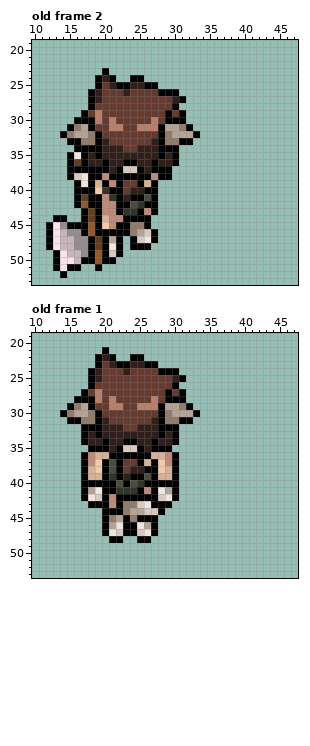
File history of a pixel-art file, art/OV/Mira/axeupdown.aseprite. Above, as it was before the edit.
48x64 pixels, 2 frames. Shown: old frame 2: x 10..47, y 19..53; old frame 1: x 10..47, y 19..53. The commit also changed other frames, which this record leaves out.
After:
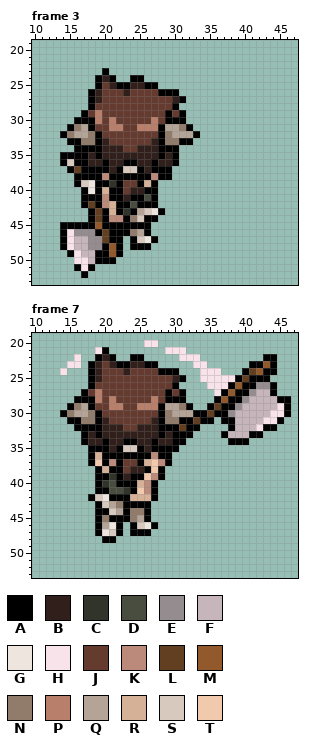
Palette (. is transparent): A #000000  B #301f1a  C #30342a  D #484d40  E #948c8f  F #c6b6bb  G #eee5de  H #f9e3ea  J #653b30  K #bc8a7b  L #633f21  M #925a2c  N #917b6a  P #b87f6b  Q #b4a498  R #d5b198  S #d8c9bf  T #f1c9ad
A new or re-ordered frame is compared with the old frame closest to it.
The exact change:
frames 2 -> 8
layer "Layer 2" added
--- frame 3 is new; against old frame 2, layer "Layer 1"
@@ x 10..30 @@
 34 ......AAAABBBJJBBBAAA
-35 .....AGABABBBBBBBBABA
-36 .....ALABBABBAABBABBA
-37 .....AAAAAABASSABAAA.
-38 .....ASGAAKAAAAAAKAA.
-39 ......AGARAKAJJARA...
-40 ......AAATCAAJBBAA...
-41 ......ALAAKCABAADA...
-42 ......AMAAKKAADCAA...
-43 .......ALAKKACCAKA...
-44 ...AA..ALARKKAAAA....
-45 ..AHEAAAMATKAANNA....
-46 ..AHFEEAMAAAAANQSA...
-47 ..AHFFEEALAQA.ASGA...
-48 ..AHFFEEALAGA.AAA....
-49 ...AHFFEAMASA........
-50 ...AHHFAAMAA.........
-51 ...AHAA..A...........
-52 ....A................
+35 ....AAAABABBBBBBBBABA
+36 ....ASAABBABBAABBABBA
+37 .....ALAAAABASSABAAA.
+38 ......AAAAKAAAAAAKAA.
+39 ......ASGAACAJJARA...
+40 .......AGARAAJBBAA...
+41 .......AAAKAABAADA...
+42 .......ALAKRAADAAA...
+43 ........ALARACAQSGA..
+44 ........ALAKKANSAA...
+45 ....AAAAAMAAAAAAA....
+46 ....AHEEEALAAANQA....
+47 ....AHFFEELAA.ASGA...
+48 ....AHFFEEAMA.AAA....
+49 .....AHFFAAMA........
+50 ......HHFAAA.........
+51 ......AHA............
+52 .......A.............
 53 .....................
--- frame 7 is new; against old frame 1, layers "Layer 1", "Layer 2"
@@ x 10..47 @@
 19 ......................................
-20 ......................................
-21 ..........A...........................
-22 .........ABA..AA......................
-23 .........AJBAABBAA....................
-24 ........ABJJJBJJJJAAA.................
-25 ........ABJJJJJJJJJJBA................
-26 ........AJJJJJJJJJJJA.................
-27 .......AJPJJJJJJJJJAJA................
-28 ......AAAPJPJJJJJPJAAA................
-29 .....ANQAJJPPJJPPPAQQNA...............
-30 ....ANQQNAJJJJJJJJANQQQA..............
-31 .....AANNABJJJJJJBANNAA...............
-32 .......AAABBBJJBBBAAA.................
-33 .......ABABBBBBBBBABA.................
-34 .......ABBABBAABBABBA.................
-35 ........AAABASSABAAA..................
-36 .......AKRRAAAAAARRKA.................
-37 .......AKTADAJJARATKA.................
-38 .......ARTADAJBBAATRA.................
-39 .......ARRACABAADARRA.................
-40 .......AAAAADADCAAAAA.................
-41 .......AQGAACCCAKAGQA.................
-42 .......AGSAKAAAAAASGA.................
-43 ........AAAKANNSGAAA..................
-44 ..........AAANQQSSA...................
-45 ..........ANQANAAA....................
-46 ..........AQGAAGQA....................
-47 ..........AGSAASGA....................
-48 ...........AA..AA.....................
+20 ................HH....................
+21 .........HA........HHH................
+22 ......H..ABA..AA.....HHH.........AA...
+23 .....HH.ABJBAABBAA.....HH......AAMA...
+24 ....H...ABJJJBJJJJAAA...HHH...ALMAA...
+25 ........ABJJJJJJJJJJBA..HHHHHALAAA....
+26 ........AJJJJJJJJJJJA....HHHAMAAEEA...
+27 .......AJPJJJJJJJJJAJA....HAMAAEFFA...
+28 ......AAAPJPJJJJJPJAAA....AMAAEFFFFAA.
+29 .....ANQAJJPPJJPPPAQQNA..ALAAEFFFFFHA.
+30 ....ANQQNAJJJJJJJJANQQQAALAAEFFFFFHHA.
+31 .....AANNABJJJJJJBANNAALAA.AAFFFFHHA..
+32 ......AAAABBBJJBBBAAALAA....AFFFHAA...
+33 .......ABABBBBBBBBABAAA....AFFFAA.....
+34 .......ABBABBAABBABBAA......AAA.......
+35 ........AAABASSABAAAA.................
+36 ........ARAAAAAAAKAA..................
+37 ........ATAKAJJARTKA..................
+38 .........ARAAJBBATA...................
+39 .........AACABAATKA...................
+40 .........ACDAAARKA....................
+41 .........AADDCATKA....................
+42 ........ASGAAARRRA....................
+43 .........ASQNAAAA.....................
+44 .........AASQANNA.....................
+45 .........ANAAANQA.....................
+46 .........AQGA.ASGA....................
+47 .........AGSA.AAA.....................
+48 ..........AA..........................
 49 ......................................
